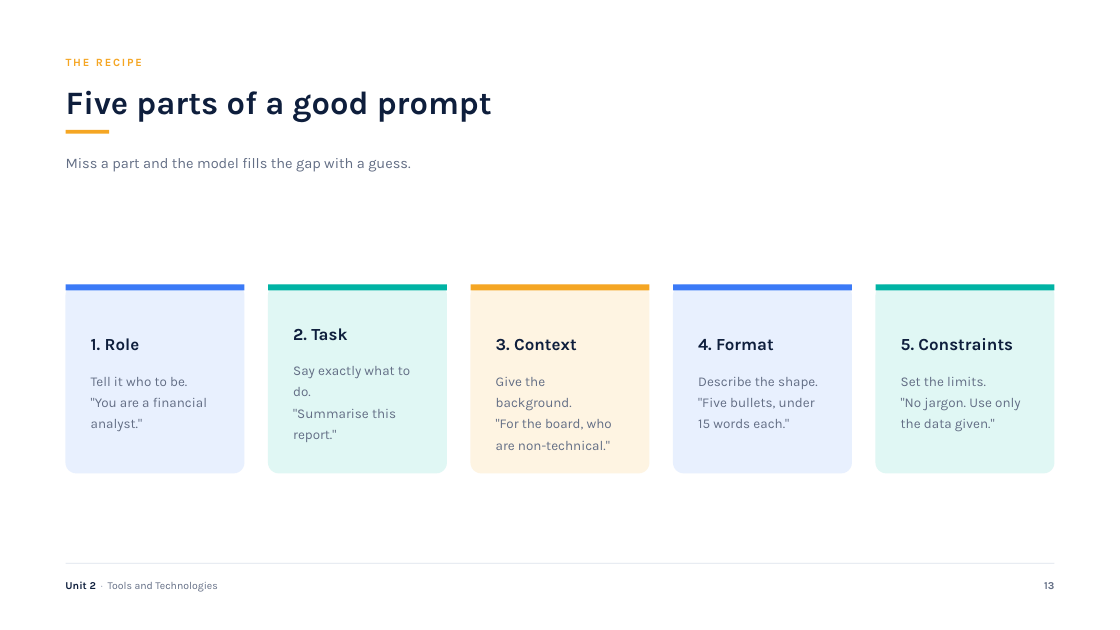
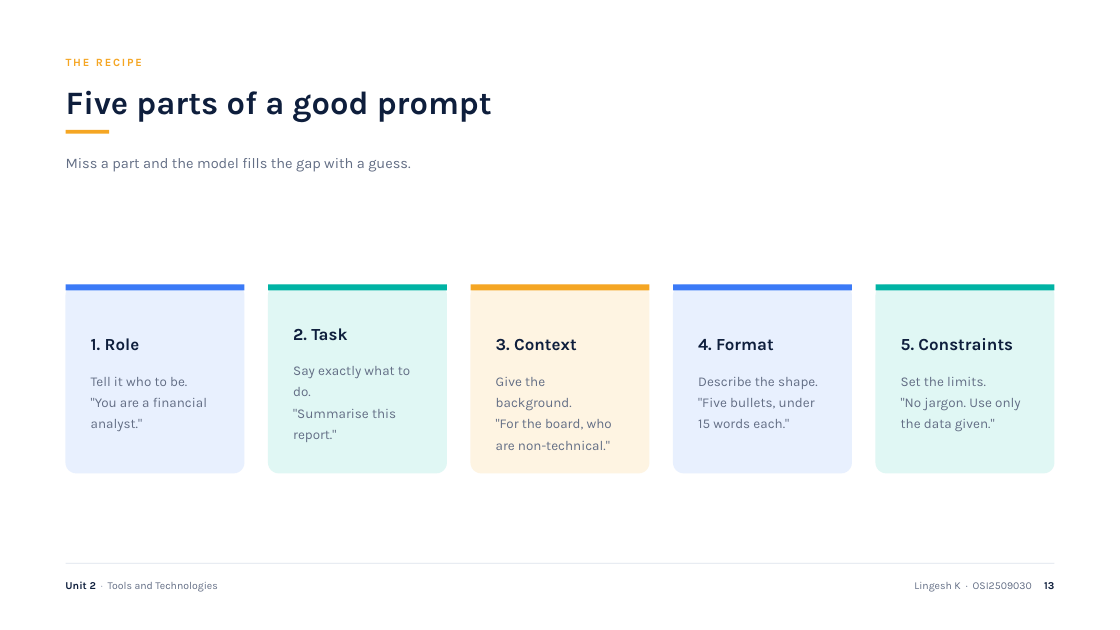
Before and after one commit to klingesh/Presentation, a slide deck: slide 13 of Unit 2 - Tools and Technologies.pptx. Drawn at 1120x630 pixels with LibreOffice and Linux fonts; fonts in the diff are those of the drawing. Boxes give left, top, right and bottom in pixels: in the first picture for what was removed or moved away, otherwise in the second. Text is boxed around its words. In the diff, an @@ line names an element or a change of style, - is before the commit and + after.

Commit message:
Add presenter details to all decks and wire up college logo support
- Title slide: 'Presented by Lingesh K' with Register No. OSI2509030
- Footer of every content slide: name, register number, slide number
- Closing slide: full sign-off line with name, register number and course
- File properties (author/title/subject) set on all five decks
- Logo support: any image dropped in assets/ is picked up automatically and
  placed top-right on title, section, quote and closing slides, plus a small
  mark in the content-slide footer. Dark slides sit it on a white plate so any
  logo colour stays legible.
- Linter now also flags duplicate logos per slide

```diff
--- a/Unit 2 - Tools and Technologies.pptx
+++ b/Unit 2 - Tools and Technologies.pptx
@@ text at <box>914,582,1054,592</box>: text changed; bold off @@
-13
+Lingesh K · OSI2509030 13
```
Also in this commit, not shown: 23 other slides changed, 17 other files.
